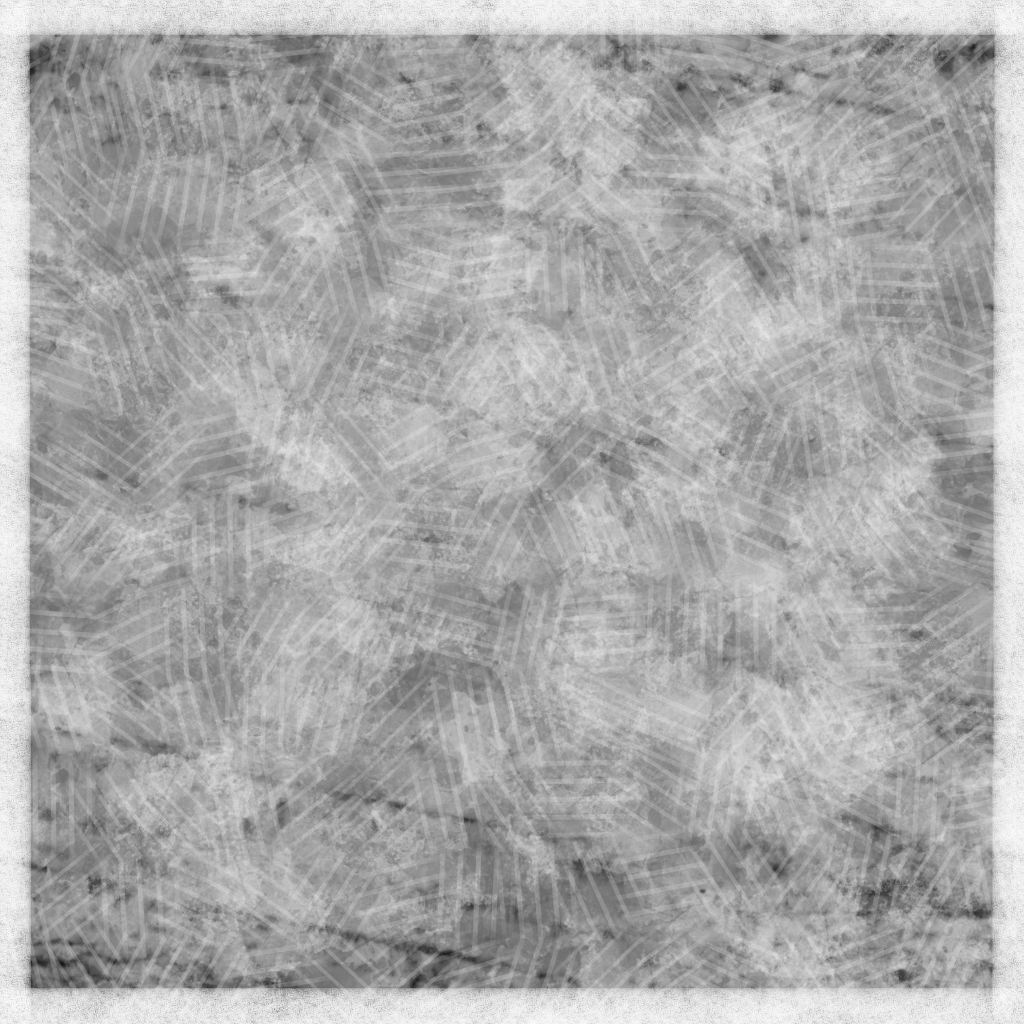
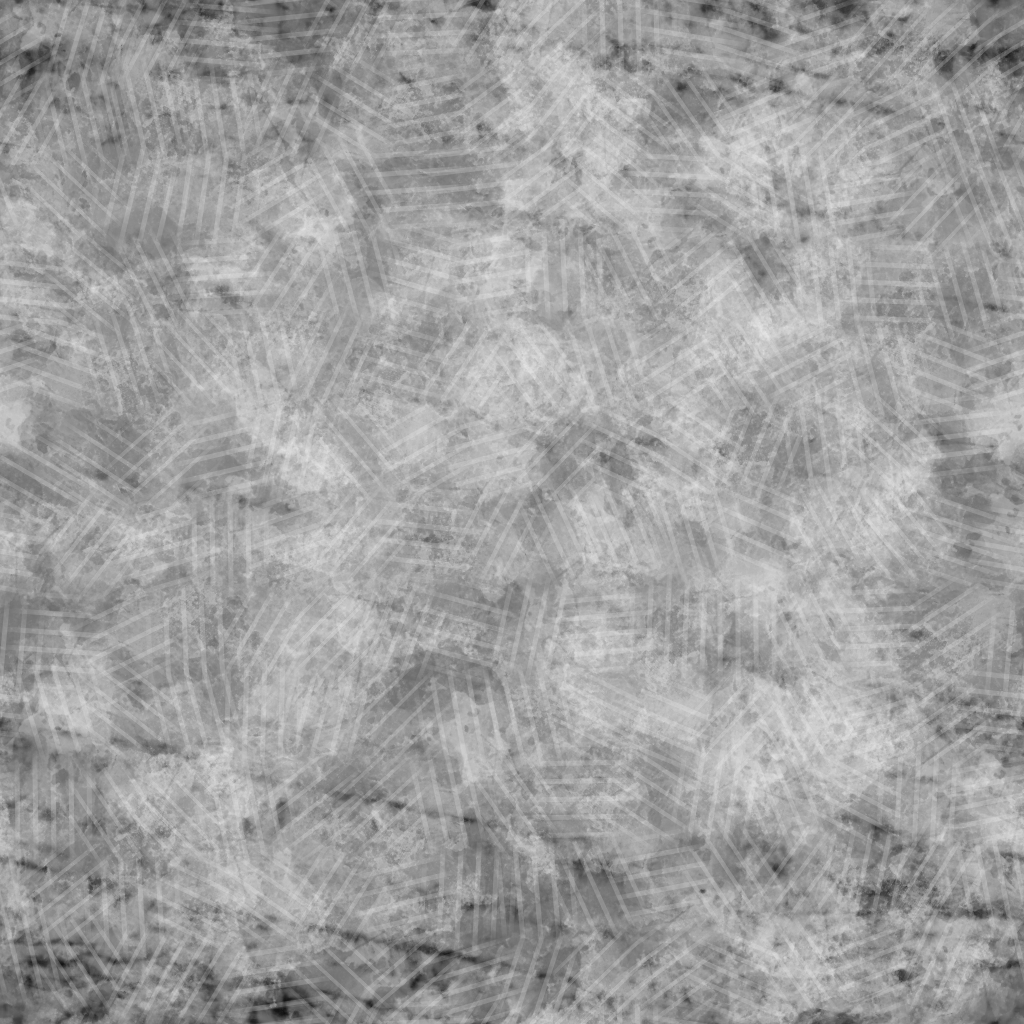
Layered file, before and after one edit (1024 × 1024). Changes by layer:
hid "Paint Layer 1" over (x1=0, y1=0, x2=1024, y2=1024)